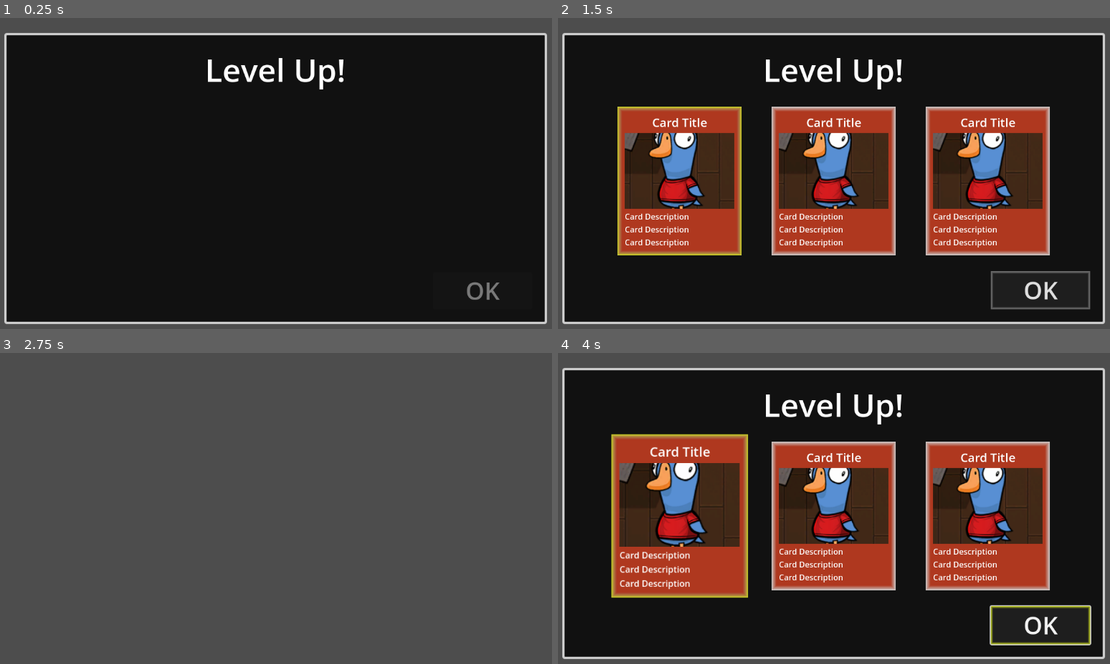
Above: before the commit, frames 1-4 (two rows, left to right).
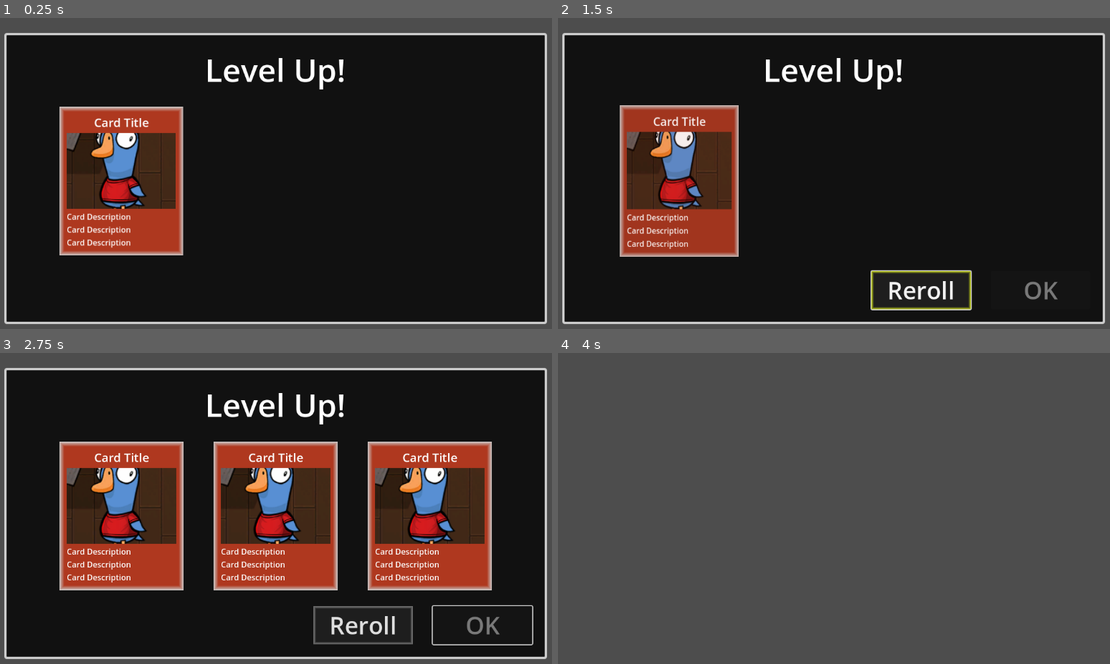
Above: after the commit, the same moments.

Repository: bluewind109/level-up-popup
Game: Godot game, scene res://scenes/canvas.tscn
Two runs of this game, one before a commit and one after it. Both use one fixed random seed, a clock stepped at 60 frames per second and the inputs below.
Inputs (mouse positions are in pixels of both pictures, inside the frame that each line leads up to):
- Up to frame 1 (0.25 s): no input
- Up to frame 2 (1.5 s): click (679, 179) at 0.52 s; click (922, 291) at 1.25 s, where only the run after the commit has a clickable "Reroll"
- Up to frame 3 (2.75 s): click (480, 626) at 2 s, where only the run before the commit has a clickable "OK"
- Up to frame 4 (4 s): click (679, 514) at 2.77 s; click (1038, 626) at 3.5 s, where only the run after the commit has a clickable "OK"

The runs differ from the first frame. In frame 1, 11% of the frame differs, in the area x 10-91%, y 28-91%; in frame 2, 26%; in frame 3, 91%; in frame 4, 92%, in the area x 0-100%, y 4-99%.

Commit message:
Update animation for level up popup

Diff:
--- /dev/null
+++ b/button_style/ui_button/ui_button_hover.tres
@@ -0,0 +1,11 @@
+[gd_resource type="StyleBoxFlat" format=3 uid="uid://dac2yrv417xnt"]
+
+[resource]
+bg_color = Color(0.11858138, 0.11858139, 0.11858132, 1)
+border_width_left = 5
+border_width_top = 5
+border_width_right = 5
+border_width_bottom = 5
+border_color = Color(0.79607844, 0.85490197, 0.12156863, 1)
+border_blend = true
+corner_detail = 1
--- /dev/null
+++ b/button_style/ui_button/ui_button_normal.tres
@@ -0,0 +1,11 @@
+[gd_resource type="StyleBoxFlat" format=3 uid="uid://8wu4ix1hxhyb"]
+
+[resource]
+bg_color = Color(0.11858138, 0.11858139, 0.11858132, 1)
+border_width_left = 5
+border_width_top = 5
+border_width_right = 5
+border_width_bottom = 5
+border_color = Color(0.8, 0.8, 0.8, 0.47058824)
+border_blend = true
+corner_detail = 1
--- /dev/null
+++ b/button_style/ui_button/ui_button_pressed.tres
@@ -0,0 +1,11 @@
+[gd_resource type="StyleBoxFlat" format=3 uid="uid://cirhmqhrns8gi"]
+
+[resource]
+bg_color = Color(0.11858138, 0.11858139, 0.11858132, 1)
+border_width_left = 5
+border_width_top = 5
+border_width_right = 5
+border_width_bottom = 5
+border_color = Color(0.79607844, 0.85490197, 0.12156863, 0.6862745)
+border_blend = true
+corner_detail = 1
--- a/scenes/level_up_panel.gd
+++ b/scenes/level_up_panel.gd
@@ -3,7 +3,11 @@
 
 @export var card_prefab = preload("res://scenes/level_up_card.tscn")
 @export var card_container: HBoxContainer
+@export var button_container: HBoxContainer
+
+@export var button_reroll: Button
 @export var button_ok: Button
+
 @export var sound_pop: AudioStreamPlayer
 @export var sound_ok: AudioStreamPlayer
 
@@ -11,36 +15,56 @@
 var is_animation_done: bool = false
 var is_card_selected: bool = false
 
+signal on_panel_shown
+signal on_card_shown
+signal on_button_shown
+
 func _ready() -> void:
 	SignalManager.on_card_selected.connect(_on_card_selected)
-	if (button_ok):
-		button_ok.pressed.connect(_on_button_ok)
+	if (button_reroll): button_reroll.pressed.connect(_on_button_reroll)
+	if (button_ok): button_ok.pressed.connect(_on_button_ok)
 	show_popup()
-	button_ok.disabled = true
+
+func _reset_cards() -> void:
+	for i in card_container.get_children():
+		card_container.remove_child(i)
+		i.queue_free()
 
 func show_popup() -> void:
 	print("show_popup")
 	is_animation_done = false
-	for i in card_container.get_children():
-		card_container.remove_child(i)
-		i.queue_free()
+	card_container.modulate.a = 0
+	button_container.modulate.a = 0
+	button_ok.disabled = true
 	_tween_show_panel()
-	await get_tree().create_timer(show_duration).timeout
+	# await get_tree().create_timer(show_panel_duration * 2).timeout
+	await on_panel_shown
 	_tween_show_card()
+	await on_card_shown
+	_tween_show_buttons()
+	await on_button_shown
+	is_animation_done = true
 
+var show_panel_duration: float = 0.25
 func _tween_show_panel() -> void:
 	var tween = create_tween()
 	tween.set_trans(Tween.TRANS_SINE)
 	tween.set_ease(Tween.EASE_OUT)
 	tween.set_parallel(true)
-	tween.tween_property(self.get_parent(), "position:y", 0, 0.25).from(-250)
-	tween.tween_property(self.get_parent(), "modulate:a", 1, 0.25).from(0)
+	tween.tween_property(self.get_parent(), "position:y", 0, show_panel_duration).from(-250)
+	tween.tween_property(self.get_parent(), "modulate:a", 1, show_panel_duration).from(0)
+	tween.tween_callback(func():
+		on_panel_shown.emit()
+	)
 
-func _tween_show_card() -> void:
+func _tween_show_card(callback: Callable = Callable()) -> void:
 	if (not card_prefab): return
+	is_animation_done = false
+	button_ok.disabled = true
+	_reset_cards()
+	card_container.modulate.a = 1
 	var card_arr = []
 	sound_pop.pitch_scale = 0.25
-
 	for i in 3:
 		var card_instance = card_prefab.instantiate() as CardLevelUp
 		card_container.add_child.call_deferred(card_instance)
@@ -56,9 +80,19 @@
 
 	for i in card_arr.size():
 		card_arr[i].enable_selection(true)
-	is_animation_done = true
 
-var hide_duration: float = 0.125
+	if (callback): callback.call()
+	on_card_shown.emit()
+
+var show_button_duration: float = 0.125
+func _tween_show_buttons() -> void:
+	var tween_show_button = create_tween()
+	tween_show_button.set_trans(Tween.TRANS_SINE)
+	tween_show_button.set_ease(Tween.EASE_IN)
+	tween_show_button.tween_property(button_container, "modulate:a", 1, show_button_duration).from(0)
+	tween_show_button.tween_callback(func(): on_button_shown.emit())
+
+var hide_panel_duration: float = 0.125
 var tween_hide_panel: Tween
 func _tween_hide_panel():
 	if (tween_hide_panel): tween_hide_panel.kill()
@@ -66,17 +100,27 @@
 	self.get_parent().modulate.a = 1
 	tween_hide_panel.set_trans(Tween.TRANS_SINE)
 	tween_hide_panel.set_ease(Tween.EASE_IN)
-	tween_hide_panel.tween_property(self.get_parent(), "modulate:a", 0, hide_duration)
+	tween_hide_panel.tween_property(self.get_parent(), "modulate:a", 0, hide_panel_duration)
+
+func _on_button_reroll() -> void:
+	print("_on_button_reroll")
+	if (not is_animation_done): return
+	# TODO reroll cards with new stats
+
+	sound_ok.pitch_scale = 0.8
+	sound_ok.play()
+	_tween_show_card(func(): is_animation_done = true)
 
 func _on_button_ok() -> void:
 	print("_on_button_ok")
 	if (not is_animation_done): return
 	_tween_hide_panel()
+	sound_ok.pitch_scale = 1.0
 	sound_ok.play()
 	tween_hide_panel.tween_callback(func():
 		print("hide done")
 		# TODO Whatever logic you want to put in
-		# Unpause the game after tween animation is done
+		# TODO Unpause the game after tween animation is done
 	)
 
 func _on_card_selected() -> void:
--- a/scenes/level_up_panel.tscn
+++ b/scenes/level_up_panel.tscn
@@ -3,7 +3,10 @@
 [ext_resource type="Script" uid="uid://boql8rxoou484" path="res://scenes/level_up_panel.gd" id="1_d14fk"]
 [ext_resource type="PackedScene" uid="uid://bkr80g22y78fw" path="res://scenes/level_up_card.tscn" id="2_ghlmq"]
 [ext_resource type="AudioStream" uid="uid://8kbc14aqbptn" path="res://assets/523763__lilmati__select-granted-06.wav" id="3_7h74h"]
+[ext_resource type="StyleBox" uid="uid://8wu4ix1hxhyb" path="res://button_style/ui_button/ui_button_normal.tres" id="3_ggd8f"]
 [ext_resource type="AudioStream" uid="uid://bpm0xynrik268" path="res://assets/pop-402323.mp3" id="3_u78vy"]
+[ext_resource type="StyleBox" uid="uid://cirhmqhrns8gi" path="res://button_style/ui_button/ui_button_pressed.tres" id="4_0c04x"]
+[ext_resource type="StyleBox" uid="uid://dac2yrv417xnt" path="res://button_style/ui_button/ui_button_hover.tres" id="5_0at41"]
 
 [sub_resource type="StyleBoxFlat" id="StyleBoxFlat_owpp6"]
 bg_color = Color(0.06879826, 0.06879829, 0.06879823, 1)
@@ -20,36 +23,6 @@
 [sub_resource type="LabelSettings" id="LabelSettings_7axt1"]
 font_size = 64
 
-[sub_resource type="StyleBoxFlat" id="StyleBoxFlat_e300r"]
-bg_color = Color(0.11858138, 0.11858139, 0.11858132, 1)
-border_width_left = 5
-border_width_top = 5
-border_width_right = 5
-border_width_bottom = 5
-border_color = Color(0.8, 0.8, 0.8, 0.47058824)
-border_blend = true
-corner_detail = 1
-
-[sub_resource type="StyleBoxFlat" id="StyleBoxFlat_7h74h"]
-bg_color = Color(0.11858138, 0.11858139, 0.11858132, 1)
-border_width_left = 5
-border_width_top = 5
-border_width_right = 5
-border_width_bottom = 5
-border_color = Color(0.79607844, 0.85490197, 0.12156863, 0.6862745)
-border_blend = true
-corner_detail = 1
-
-[sub_resource type="StyleBoxFlat" id="StyleBoxFlat_u78vy"]
-bg_color = Color(0.11858138, 0.11858139, 0.11858132, 1)
-border_width_left = 5
-border_width_top = 5
-border_width_right = 5
-border_width_bottom = 5
-border_color = Color(0.79607844, 0.85490197, 0.12156863, 1)
-border_blend = true
-corner_detail = 1
-
 [node name="margin_container" type="MarginContainer"]
 anchors_preset = 15
 anchor_right = 1.0
@@ -61,11 +34,13 @@
 theme_override_constants/margin_right = 30
 theme_override_constants/margin_bottom = 30
 
-[node name="level_up_panel" type="Panel" parent="." node_paths=PackedStringArray("card_container", "button_ok", "sound_pop", "sound_ok")]
+[node name="level_up_panel" type="Panel" parent="." node_paths=PackedStringArray("card_container", "button_container", "button_reroll", "button_ok", "sound_pop", "sound_ok")]
 layout_mode = 2
 theme_override_styles/panel = SubResource("StyleBoxFlat_owpp6")
 script = ExtResource("1_d14fk")
 card_container = NodePath("margin_container/v_box_container/hb_card_container")
+button_container = NodePath("margin_container/v_box_container/hb_button_container")
+button_reroll = NodePath("margin_container/v_box_container/hb_button_container/button_reroll")
 button_ok = NodePath("margin_container/v_box_container/hb_button_container/button_ok")
 sound_pop = NodePath("../audio_stream_player_pop")
 sound_ok = NodePath("../audio_stream_player_ok")
@@ -105,15 +80,25 @@
 
 [node name="hb_button_container" type="HBoxContainer" parent="level_up_panel/margin_container/v_box_container"]
 layout_mode = 2
+theme_override_constants/separation = 40
 alignment = 2
+
+[node name="button_reroll" type="Button" parent="level_up_panel/margin_container/v_box_container/hb_button_container"]
+custom_minimum_size = Vector2(200, 50)
+layout_mode = 2
+theme_override_font_sizes/font_size = 48
+theme_override_styles/normal = ExtResource("3_ggd8f")
+theme_override_styles/pressed = ExtResource("4_0c04x")
+theme_override_styles/hover = ExtResource("5_0at41")
+text = "Reroll"
 
 [node name="button_ok" type="Button" parent="level_up_panel/margin_container/v_box_container/hb_button_container"]
 custom_minimum_size = Vector2(200, 50)
 layout_mode = 2
 theme_override_font_sizes/font_size = 48
-theme_override_styles/normal = SubResource("StyleBoxFlat_e300r")
-theme_override_styles/pressed = SubResource("StyleBoxFlat_7h74h")
-theme_override_styles/hover = SubResource("StyleBoxFlat_u78vy")
+theme_override_styles/normal = ExtResource("3_ggd8f")
+theme_override_styles/pressed = ExtResource("4_0c04x")
+theme_override_styles/hover = ExtResource("5_0at41")
 text = "OK"
 
 [node name="audio_stream_player_pop" type="AudioStreamPlayer" parent="."]
